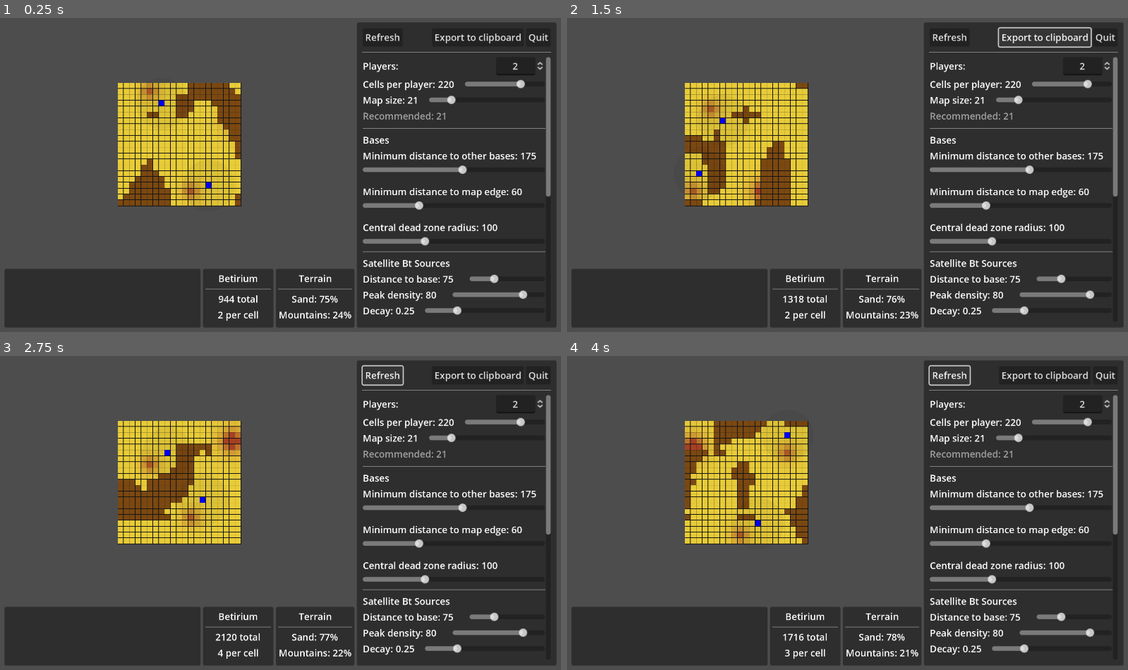
Above: before the commit, frames 1-4 (two rows, left to right).
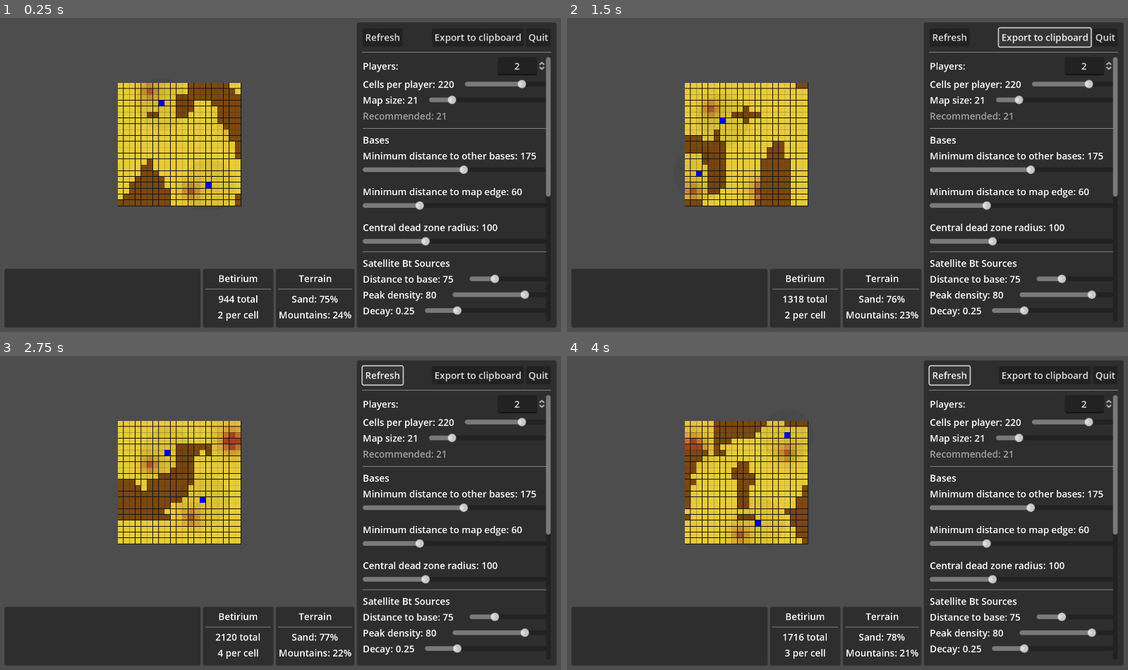
Above: after the commit, the same moments.

Repository: wadcom/kisarra-mapgen
Game: Godot game, scene res://main.tscn
Two runs of this game, one before a commit and one after it. Both use one fixed random seed, a clock stepped at 60 frames per second and the inputs below.
Inputs:
- Up to frame 1 (0.25 s): no input
- Up to frame 2 (1.5 s): click "Refresh" at 0.5 s; click "Export to clipboard" at 1.25 s
- Up to frame 3 (2.75 s): click "Refresh" at 2 s
- Up to frame 4 (4 s): click "Export to clipboard" at 2.75 s; click "Refresh" at 3.5 s

The runs differ from the first frame. In frame 1, 0.1% of the frame differs, in the area x 73-98%, y 13-90%; in frame 2, 0.1%; in frame 3, 0.1%; in frame 4, 0.1%.

Commit message:
Add a button to reposition extra Bt sources

Diff:
--- a/side_panel/betirium_settings.gd
+++ b/side_panel/betirium_settings.gd
@@ -84,3 +84,7 @@
 
 	_update_controls()
 	parameters_changed.emit(_params)
+
+
+func _on_reposition_extra_sources_button_pressed() -> void:
+	parameters_changed.emit(_params)
--- a/side_panel/betirium_settings.tscn
+++ b/side_panel/betirium_settings.tscn
@@ -101,6 +101,10 @@
 layout_mode = 2
 max_value = 10.0
 
+[node name="RepositionExtraSourcesButton" type="Button" parent="HBoxContainer"]
+layout_mode = 2
+text = "Reposition"
+
 [node name="ExtraSourceDistanceToBasesControls" type="HBoxContainer" parent="."]
 layout_mode = 2
 
@@ -179,6 +183,7 @@
 [connection signal="value_changed" from="SatelliteBtPeakDensityControls/SatelliteBtPeakDensitySlider" to="." method="_on_satellite_bt_peak_density_slider_value_changed"]
 [connection signal="value_changed" from="SatelliteBtDecayControls/SatelliteBtDecaySlider" to="." method="_on_satellite_bt_decay_slider_value_changed"]
 [connection signal="value_changed" from="HBoxContainer/ExtraSourcesQuantitySpinBox" to="." method="_on_extra_sources_quantity_spin_box_value_changed"]
+[connection signal="pressed" from="HBoxContainer/RepositionExtraSourcesButton" to="." method="_on_reposition_extra_sources_button_pressed"]
 [connection signal="value_changed" from="ExtraSourceDistanceToBasesControls/ExtraSourceDistanceToBasesSlider" to="." method="_on_extra_source_distance_to_bases_slider_value_changed"]
 [connection signal="value_changed" from="ExtraSourcePeakDensityControls/ExtraSourcePeakDensitySlider" to="." method="_on_extra_source_peak_density_slider_value_changed"]
 [connection signal="value_changed" from="ExtraSourcesDecayControls/ExtraSourcesDecaySlider" to="." method="_on_extra_sources_decay_slider_value_changed"]
